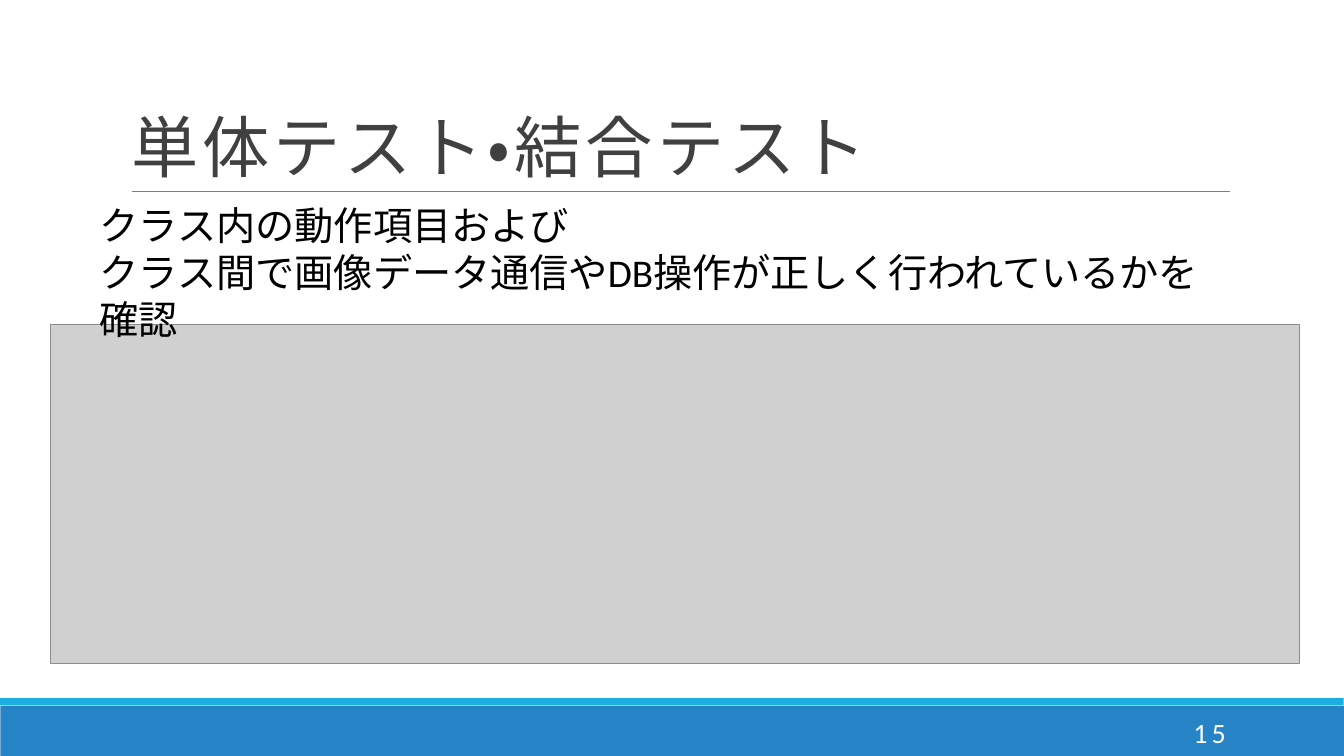
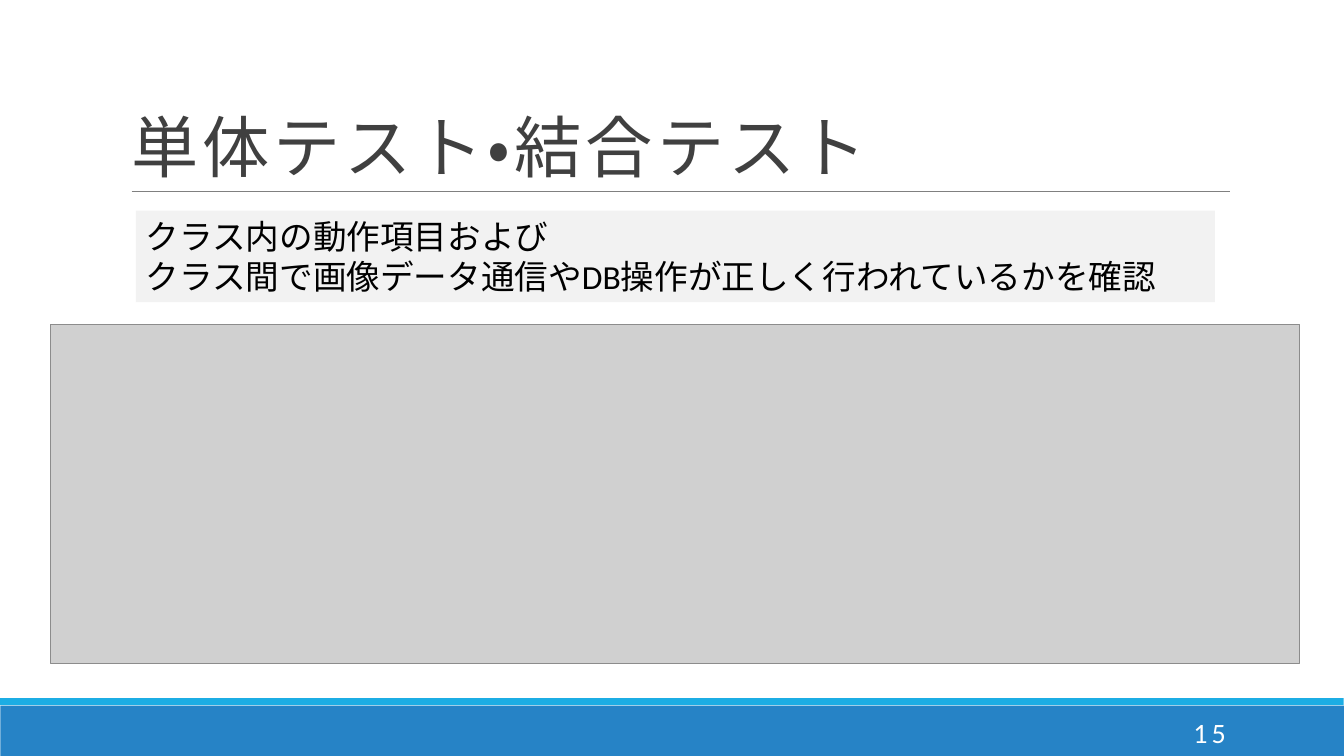
Before and after one commit to DJ956/YoloBarcodeReader, a slide deck: slide 16 of プレゼン/enpit_dan.pptx. Drawn at 1344x756 pixels with LibreOffice and Linux fonts; fonts in the diff are those of the drawing; grey boxes stand for pictures. Boxes give left, top, right and bottom in pixels: in the first picture for what was removed or moved away, otherwise in the second. Text is boxed around its words. In the diff, an @@ line names an element or a change of style, - is before the commit and + after.

```diff
--- a/プレゼン/enpit_dan.pptx
+++ b/プレゼン/enpit_dan.pptx
@@ rectangle "クラス内の動作項目および": place and size @@
-rectangle "クラス内の動作項目および" at [100,207,1198,291]
+rectangle "クラス内の動作項目および" at [136,211,1215,302]
@@ rectangle "クラス内の動作項目および" at [136,211,1215,302]: size 28 to 24 pt; fill none to #F2F2F2 @@
```
Also in this commit, not shown: 6 other slides changed, 1 other file.
